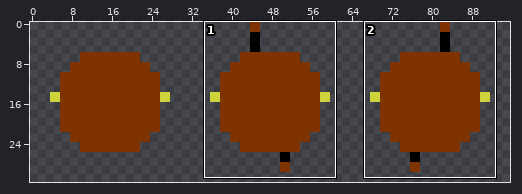
File history of a sprite sheet, assets/images/hero/hero.png. Above: a wide view before the commit, with the close-up outlined.
Close-up. First the earlier version:
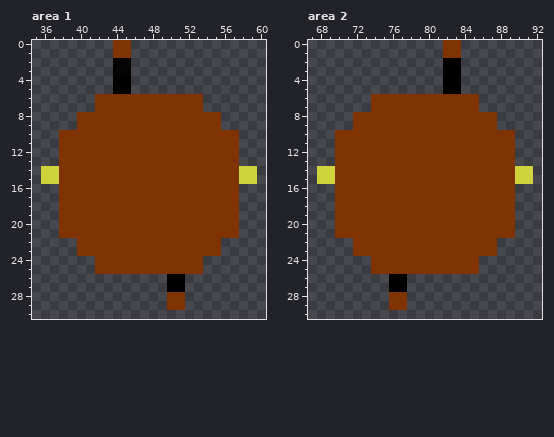
The file is 96x32 pixels. Pixels under 10% opacity are left out. Colours within 5 levels of each other are drawn and written as one. Shown: area 1: x 35..60, y 0..30; area 2: x 67..92, y 0..30. The commit also changed other parts of the picture, which this record leaves out.
The result:
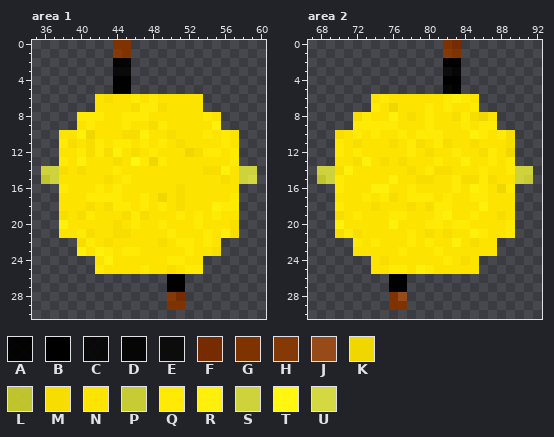
Palette (. is transparent): A #000000f1  B #000000  C #060606f1  D #060606  E #0c0c0c  F #772b00  G #7f3300  H #853907  J #974b18  K #f1d700  L #c0c52efe  M #f7dd00  N #fde300  P #c7cc34  Q #ffea05  R #fff00b  S #ced33b  T #fff611  U #d4d941
From old to new:
Changed rows in their new state; - is an unchanged pixel.
Area 1:
first column x 36:
 1 --------H---------------
 3 --------CC--------------
 6 ------NMNNQNQNNNNN------
 7 ------NNNNMQQMNNNN------
 8 ----QQQNNQQQNNNNNNQN----
 9 ----NQNNNQNNMQNNNNNR----
10 --NNRKNNNMMRNNMNNNQNQN--
11 --QMNMQNQQNQNQNMNNNNQN--
12 --NNQMQMRNMNQNNNKMQQNQ--
13 --QNRNNNMNTQKQNNNNNNNQ--
14 --MNMNNNQNNNNNNNNNMMRN--
15 L-NNNNNMNQNNNNNNNNNNMN-U
16 --QNNNQNQNNNNNNMNNNNNN--
17 --NNNQQQQNNQNKNMNNNNNQ--
18 --NNNMNMQQNQNQNMNNNRQQ--
19 --MNMQNNNMQMNNNQNQNQNN--
20 --RNNNNNMNQNNQNNNQNNNM--
21 --NNQMNNMMNNNNQNNNQNRM--
22 ----MQNMNNNNNMNQQNQN----
23 ----RNRQNQQNNNNNQNNM----
24 ------NRNNNNNNQQNN------
25 ------QNNNNQNNMNQQ------
28 --------------HF--------
Area 2:
first column x 68:
 0 ---------------F--------
 1 --------------H---------
 3 --------------ED--------
 5 --------------D---------
 6 ------NQNNNNNNQRQN------
 7 ------QNKNNNQNQNNQ------
 8 ----MQNNRNMNQNNMQMKN----
 9 ----QQQQQNNNQNNNQNQQ----
10 --MNQNQNNQNQQQNNNRQNQM--
11 --QNMNNNMNQMNQMNNMNNNM--
12 --QNQNNNNNQNMNNQNNMQNK--
13 --NNMRNMNMNNNQNNRNNQNQ--
14 --MRNNNNNNMNQMMNNNQNNQ--
15 L-QNNNNNRNNMMNNQMMQMNN-P
16 --QNNNRRNNQNNNNQNRQNKQ--
17 --NNNQNQMNQQQNQNNQQNNN--
18 --QNNNMNNNMNMQQNNNRNNN--
19 --MNQNNNQQNNNQRNNQNNMN--
20 --RNNNNNRNNNQQNQQNNNNQ--
21 --MQMNNNNNQNMNMNNRQNNQ--
22 ----QNQNNNQNQNNRNMNN----
23 ----NNNNNQNNNQNNNNNN----
24 ------NMNNNNNNQNMN------
25 ------NNQQNRQNNNNN------
28 ---------J--------------
Boxes around the changes in both close-ups, in picture pixels (x1, y1, x2, y2):
changed: (41, 49, 257, 301)
changed: (317, 40, 533, 301)
